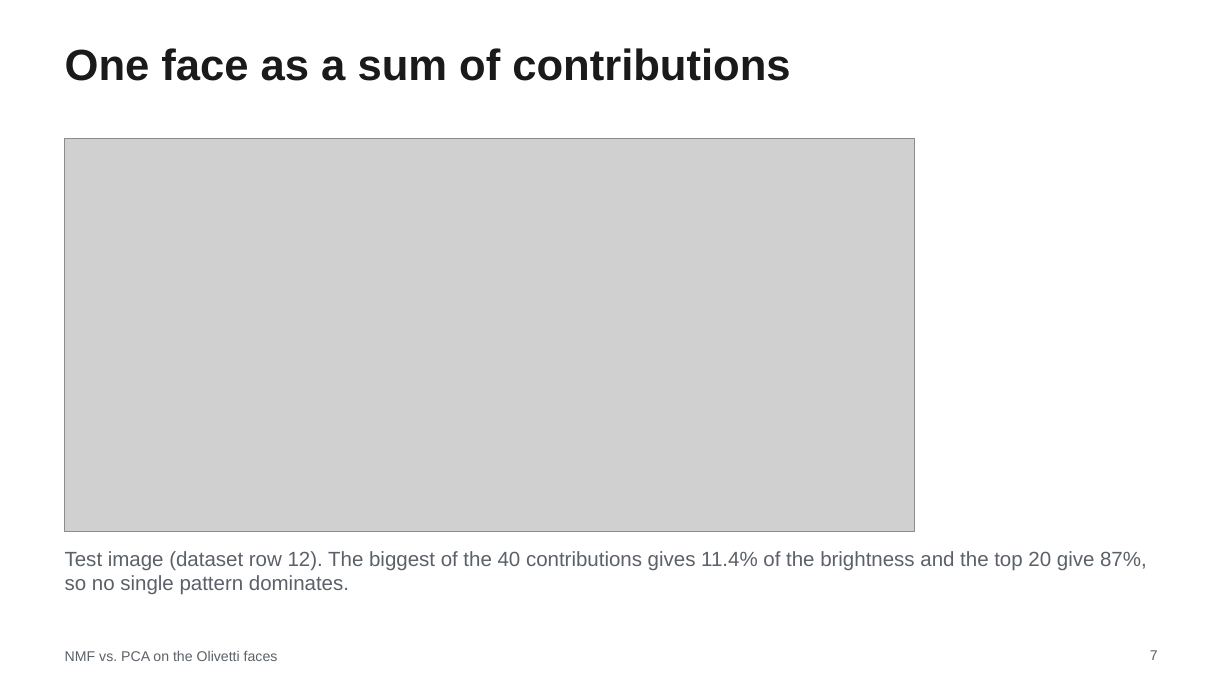
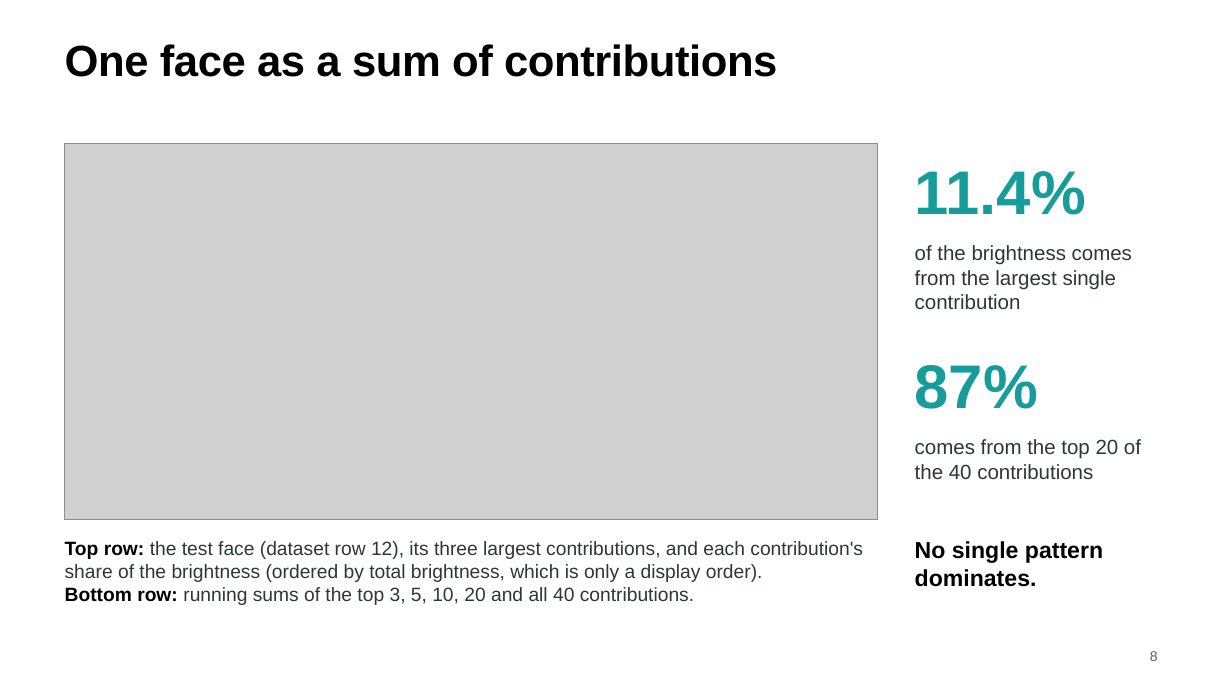
Before and after one commit to MachineWJQ6657/pca-vs-nmf, a slide deck: slide 8 of slides/STOR565_Slides.pptx (slide 7 before the commit). Drawn at 1232x693 pixels with LibreOffice and Linux fonts; fonts in the diff are those of the drawing; grey boxes stand for pictures. Boxes give left, top, right and bottom in pixels: in the first picture for what was removed or moved away, otherwise in the second. Text is boxed around its words. In the diff, an @@ line names an element or a change of style, - is before the commit and + after.

```diff
--- a/slides/STOR565_Slides.pptx
+++ b/slides/STOR565_Slides.pptx
@@ title "One face as a sum ..." at [65, 44, 777, 77]: text colour #1A1A1A to #000000, letter spacing 0 to -0.3 pt; line spacing 1 to 0.95 @@
@@ picture: place and size @@
-picture at [65, 139, 915, 531]
+picture at [65, 143, 878, 519]
@@ text added at [915, 171, 1086, 215], 48 pt, text #169C9A, bold @@
+11.4%
@@ text added at [915, 245, 1132, 309], 16 pt, text #2C3932 @@
+of the brightness comes from the largest single contribution
@@ text added at [915, 365, 1038, 409], 48 pt, text #169C9A, bold @@
+87%
@@ text added at [915, 439, 1141, 479], 16 pt, text #2C3932 @@
+comes from the top 20 of the 40 contributions
@@ text removed at [65, 551, 1147, 595] @@
-Test image (dataset row 12). The biggest of the 40 contributions gives 11.4% of the brightness and the top 20 give 87%, so no single pattern dominates.
@@ text added at [65, 541, 863, 605], 15 pt, text #2C3932 @@
+Top row: the test face (dataset row 12), its three largest contributions, and each contribution's share of the brightness (ordered by total brightness, which is only a display order).
+Bottom row: running sums of the top 3, 5, 10, 20 and all 40 contributions.
@@ text added at [915, 541, 1103, 587], 18 pt, text #000000, bold @@
+No single pattern dominates.
@@ text removed at [65, 651, 278, 661] @@
-NMF vs. PCA on the Olivetti faces
@@ page number at [1150, 651, 1158, 661]: vertical alignment top to middle @@
@@ page number at [1150, 651, 1158, 661]: text changed @@
-7
+8
```
Also in this commit, not shown: 12 other slides changed, 1 slide added, 1 slide removed.
